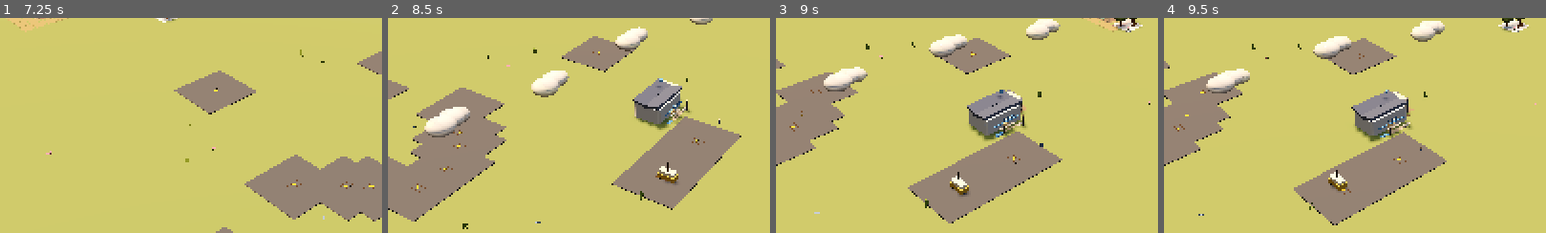
Above: before the commit, frames 1-4 (left to right).
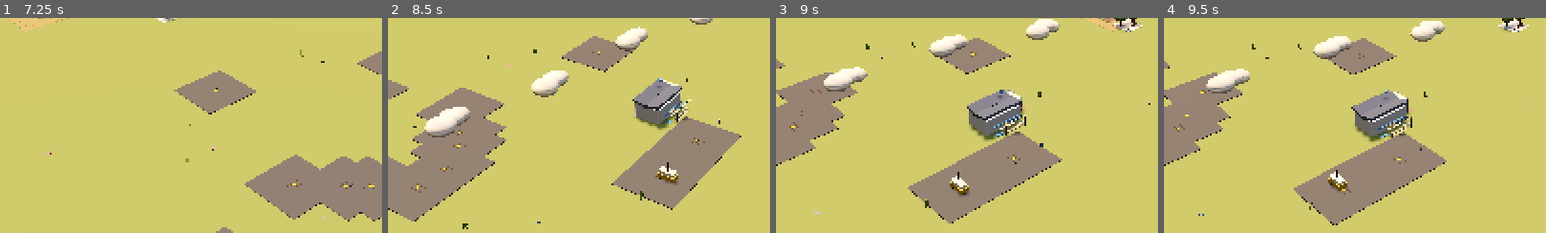
Above: after the commit, the same moments.

Repository: johnswaffles/my-backend-api
Game: Godot game, scene res://scenes/main_scene.tscn
Two runs of this game, one before a commit and one after it. Both use one fixed random seed, a clock stepped at 60 frames per second and the inputs below.
Inputs (mouse positions are % of the whole screen's width and height, from its top left):
- Up to frame 1 (7.25 s): click "Build: Road" at 0.5 s; click "Place" at 1.25 s; click "Town" at 2 s; click "Home" at 2.75 s; click "L" at 3.5 s; click "R" at 4.25 s; tap Space at 5, 5.27 s; move the mouse to (45, 70) at 5.02 s; hold W 5.03-5.75 s; tap 1 at 5.1 s; click (45, 70) at 5.17 s; tap Enter at 5.75 s; drag from (80, 65) to (45, 70) at 5.77 s; move the mouse to (20, 35) at 6.52 s; hold A from 6.53 s (still down); tap 3 at 6.6 s
- Up to frame 2 (8.5 s): release A at 7.25 s; drag from (55, 50) to (20, 35) at 7.27 s; move the mouse to (35, 25) at 8.02 s; hold S from 8.03 s (still down); tap 5 at 8.1 s; tap Space at 8.27 s
- Up to frame 3 (9 s): release S at 8.75 s; drag from (72, 45) to (35, 25) at 8.77 s
- Up to frame 4 (9.5 s): no input
The pictures show only the part of the screen within x 13-63%, y 38-88%; the shares and areas given below are measured in that part.

Frame 1 is identical in both runs. In frame 2, 0.2% of the frame differs, in the area x 74-80%, y 37-49%; in frame 3, 0.3%, in the area x 59-66%, y 44-55%; in frame 4, 0.3%.

Commit message:
Add frontage details to road-facing buildings

Diff:
--- a/cozy-builder-godot/scripts/building_system.gd
+++ b/cozy-builder-godot/scripts/building_system.gd
@@ -2711,9 +2711,7 @@
 	_add_box(Vector3(-0.28, 0.24, 0.84), Vector3(width * 0.18, 0.42, 0.05), _window_material, root)
 	_add_round_canopy(Vector3(-0.28, 0.36, 1.02), Vector3(width * 0.5, 0.18, 0.22), _make_material_from_color(palette.trim, 0.52), root)
 	_add_local_cylinder(Vector3(0.58, 1.8, -0.62), 0.11, 0.11, 0.22, _make_material_from_color(palette.accent, 0.42), root)
-	_add_service_steps(root, 1.16, width * 0.44)
-	_add_front_lanterns(root, 1.28, width * 0.54)
-	_add_signboard_local(Vector3(-0.28, 0.98, 1.12), Vector2(0.86, 0.16), palette.accent, "badge", root)
+	_add_frontage_detail_cluster(root, width, 1.28, palette.accent, "badge")
 	_add_box(Vector3(1.48, 0.52, -0.66), Vector3(0.12, 1.0, 1.36), _make_material("6b7384", 0.88), root)
 	_add_box(Vector3(1.78, 0.52, -0.66), Vector3(0.12, 1.0, 1.36), _make_material("6b7384", 0.88), root)
 	_add_box(Vector3(1.63, 1.0, -0.66), Vector3(0.46, 0.08, 1.36), _make_material("6b7384", 0.88), root)
@@ -2743,7 +2741,7 @@
 		_add_box(Vector3(i * width * 0.24, 0.62, 0.46), Vector3(width * 0.18, 0.08, 0.07), _make_material_from_color(palette.accent, 0.44), root)
 	_add_box(Vector3(0.0, 0.84, 0.5), Vector3(width * 0.54, 0.12, 0.06), _make_material_from_color(palette.accent, 0.4), root)
 	_add_local_cylinder(Vector3(width * 0.36, 2.08, -0.74), 0.1, 0.1, 0.28, _make_material_from_color(palette.accent, 0.46), root)
-	_add_signboard_local(Vector3(0.0, 0.98, 1.02), Vector2(0.96, 0.18), palette.accent, "fire", root)
+	_add_frontage_detail_cluster(root, width, 1.3, palette.accent, "fire")
 	_add_hydrant_local(Vector3(-1.24, 0.08, 1.34), root)
 	for truck_x in [-0.86, 0.0, 0.86]:
 		var truck_color := _make_material("c64b41", 0.74)
@@ -2774,9 +2772,7 @@
 	_add_box(Vector3(0.0, 0.28, 0.68), Vector3(width * 0.16, 0.42, 0.05), _window_material, root)
 	_add_round_canopy(Vector3(0.0, 0.28, 0.92), Vector3(width * 0.44, 0.14, 0.18), _make_material_from_color(palette.trim, 0.48), root)
 	_add_local_sphere(Vector3(0.0, 1.18, -0.12), 0.18, 0.22, _make_material_from_color(palette.accent, 0.36), root)
-	_add_service_steps(root, 1.06, width * 0.5)
-	_add_front_lanterns(root, 1.2, width * 0.54)
-	_add_signboard_local(Vector3(0.0, 0.98, 1.08), Vector2(0.92, 0.16), palette.accent, "vault", root)
+	_add_frontage_detail_cluster(root, width, 1.24, palette.accent, "vault")
 	_add_shrub_cluster(Vector3(-1.06, 0.0, 1.04), palette.accent, root, 3)
 	_add_shrub_cluster(Vector3(1.06, 0.0, 1.04), palette.trim, root, 3)
 	return root
@@ -2814,7 +2810,7 @@
 	]:
 		_add_box(produce_data.pos, Vector3(0.18, 0.14, 0.18), _make_material_from_color(produce_data.color, 0.82), root)
 	_add_crate_stack_local(Vector3(-width * 0.42, 0.08, 0.92), palette.accent, root)
-	_add_signboard_local(Vector3(0.0, 0.98, 0.9), Vector2(1.06, 0.18), palette.accent, "grocer", root)
+	_add_frontage_detail_cluster(root, width, 1.24, palette.accent, "grocer")
 	_add_shrub_cluster(Vector3(-1.42, 0.0, 1.34), palette.trim, root, 2)
 	_add_shrub_cluster(Vector3(1.42, 0.0, 1.34), palette.accent, root, 2)
 	return root
@@ -2843,7 +2839,7 @@
 		umbrella.scale = Vector3(1.4, 0.3, 1.4)
 	_add_box(Vector3(width * 0.28, height + 0.42, -0.46), Vector3(0.12, 0.4, 0.12), _stone_material, root)
 	_add_string_lights_local(root, 1.18, width * 0.78)
-	_add_signboard_local(Vector3(0.0, 0.98, 1.0), Vector2(0.92, 0.16), palette.accent, "bistro", root)
+	_add_frontage_detail_cluster(root, width, 1.22, palette.accent, "bistro")
 	_add_shrub_cluster(Vector3(-1.18, 0.0, 1.18), palette.trim, root, 2)
 	_add_shrub_cluster(Vector3(1.18, 0.0, 1.18), palette.accent, root, 2)
 	return root
@@ -2869,7 +2865,7 @@
 	_add_box(Vector3(-0.18, 0.82, 0.6), Vector3(width * 0.46, 0.1, 0.05), _make_material_from_color(palette.trim, 0.42), root)
 	if variant % 2 == 1:
 		_add_soft_block(Vector3(width * 0.34, 0.56, -0.42), Vector3(0.46, 0.68, 0.52), _make_material_from_color(palette.trim, 0.84), root, 0.1)
-	_add_signboard_local(Vector3(-0.18, 0.94, 0.98), Vector2(0.82, 0.14), palette.accent, "corner", root)
+	_add_frontage_detail_cluster(root, width, 1.18, palette.accent, "corner")
 	_add_crate_stack_local(Vector3(0.78, 0.08, 0.98), palette.trim, root)
 	_add_shrub_cluster(Vector3(-1.02, 0.0, 1.1), palette.accent, root, 2)
 	_add_shrub_cluster(Vector3(0.42, 0.0, 1.1), palette.trim, root, 2)
@@ -3375,6 +3371,14 @@
 		_add_box(Vector3(side * width * 0.5, 0.82, z_position), Vector3(0.12, 0.1, 0.12), _window_material, parent)
 
 
+func _add_frontage_detail_cluster(parent: Node, width: float, z_position: float, accent: Color, kind: String) -> void:
+	var pad_width: float = maxf(0.82, width * 0.46)
+	_add_town_path(Vector3(0.0, 0.03, z_position), Vector2(pad_width, 0.34), parent)
+	_add_service_steps(parent, z_position + 0.08, width * 0.48)
+	_add_front_lanterns(parent, z_position + 0.2, width * 0.56)
+	_add_signboard_local(Vector3(0.0, 0.98, z_position + 0.24), Vector2(maxf(0.78, width * 0.34), 0.16), accent, kind, parent)
+
+
 func _add_signboard_local(position_3d: Vector3, size: Vector2, accent: Color, kind: String, parent: Node) -> void:
 	var sign_material := _make_material_from_color(accent.darkened(0.25), 0.5)
 	var trim_material := _make_material("f4ecda", 0.84)
Not shown, changed: public/godot-playtest/index.html
Not shown, changed: public/godot-playtest/index.pck
